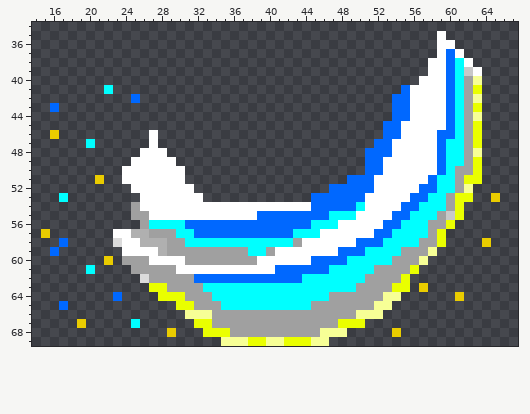
File history of a sprite sheet, core/assets/images/blade-flip-hybrid-6.png. The first picture shows the starting point.
The file is 80x70 pixels. Shown: x 14..67, y 34..69.
And afterwards:
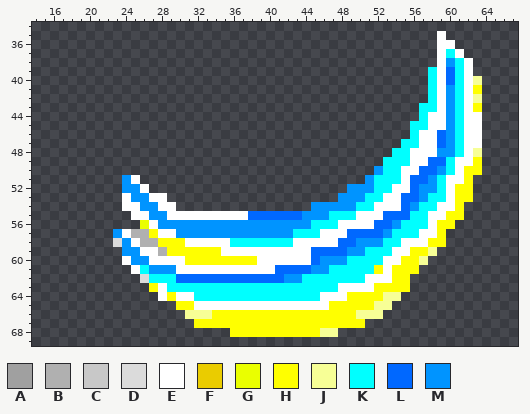
Palette (. is transparent): A #a0a0a0  B #b0b0b0  C #c8c8c8  D #dbdbdb  E #ffffff  F #eacc00  G #eaff00  H #ffff00  J #f7ff96  K #00ffff  L #0068ff  M #0094ff
The exact change:
@@ x 14..67 @@
 36 .............................................EE.......
-37 .............................................ELE......
-38 ............................................EELKE.....
-39 ............................................EELKCE....
-40 ...........................................EEELKAJ....
-41 ........K................................LEEEELKAG....
-42 ...........L............................LLEEEELKAJ....
-43 ..L.....................................LLEEEELKAG....
-44 ........................................LLEEEELKAJ....
-45 .......................................LLEEEEELKAG....
-46 ..F..........E.........................LLEEEELLKAG....
-47 ......K......E........................LLEEEEELKKAG....
-48 ............EEE......................LLLEEEEELKKAJ....
-49 ...........EEEEE.....................LLEEEEEELKKAG....
-50 ..........EEEEEEE....................LLEEEEEELKAAG....
-51 .......F..EEEEEEE..................LLLEEEEEELKKAGG....
-52 ...........EEEEEEE...............LLLLLEEEEELLKKAJ.....
-53 ...K........EEEEEEE............LLLLLLEEEEELLKKAGG..F..
-54 ...........AEEEEEEEEEEEEEEEEEEELLLLLKEEEELLKKKAG......
-55 ...........AAEEEEEEEEEEEELLLLLLLLKKKEEEELLKKKACG......
-56 ............AKKKKLLLLLLLLLLLLLLKKKEEEEELLKKKAAG.......
-57 .F.......EEBBAAAKKLLLLLLLLLLLKKKEEEEEELLKKKKAG........
-58 ...L.....DEEBBBAAKKKKKKKKKKKKAEEEEEELLLKKKKAAG....F...
-59 ..L.......EEEEBAAAAAAAAAKKAEEEEEEELLLKKKKAAAJ.........
-60 ........F.AAAEEEEAAAAAAAAEEEEEELLLLKKKKKAAAJ..........
-61 ......K....AAAAAEEEEEEEEEEELLLLLLKKKKKAAAAG...........
-62 ............DAAAAALLLLLLLLLLLLKKKKKKKAAAAG............
-63 .............GGAAAAKKKKKKKKKKKKKKKKKAAAAGG.F..........
-64 .........L....GGGAAAKKKKKKKKKKKKKAAAAAAJJ......F......
-65 ...L............GGAAAKKKKKKKKKKAAAAAAAJJ..............
-66 .................JJJAAAAAAAAAAAAAAAAJJJ...............
-67 .....F.....K......GGAAAAAAAAAAAAAAGGG.................
-68 ...............F...GGGAAAAAAAAAAJJJ.....F.............
-69 .....................JJJGGJJGGGJJ.....................
+37 .............................................EKE......
+38 .............................................EMKE.....
+39 ............................................KELKE.....
+40 ............................................KELKEJ....
+41 ............................................KEMKEH....
+42 ............................................KEMKEJ....
+43 ...........................................KKEMKEH....
+44 ...........................................KEEMKEE....
+45 ..........................................KKEEMKEE....
+46 ..........................................KEELMKEE....
+47 .........................................KKEELMKEE....
+48 ........................................KKEEEMMKEJ....
+49 .......................................KKKEELLKEEH....
+50 ......................................MKKEELLMKEHH....
+51 ..........ME.........................MKKKELLMKEEH.....
+52 ..........MME......................MMMKKEELMMKEHH.....
+53 ..........EMMEE...................MMMKKEELLMKKEHH.....
+54 ..........EEMMEE...............MMMMMKKEEELMKKEEH......
+55 ...........EEMMEEEEEEEEELLLLLLMMMKKKEEELLLKKEEHH......
+56 ............GEMMMMMMMMMMMMMMMMMKKKEEEELLMKKKEHH.......
+57 .........MEBBHEEMMMMMMMMMMMMMKKKEEELLLLMKKKEEH........
+58 .........DMEBBHHHEEEEEKKKKKKKEEEEELLMMMKKEEEHH........
+59 ..........MMEEBHHHHHHEEEEEEEEEELLLLMMKKKEEHHJ.........
+60 ..........EMMEEEEHHHHHHHHEEEEEELMMMKKKKEEHHJ..........
+61 ...........EKMMMEEEEEEEEEEELLLLMMKKKKKHEHHH...........
+62 ............DKKKLLLLLLLLLLLLMMKKKKKKKEEEHH............
+63 .............HEKKKKKKKKKKKKKKKKKKKEEEEHHHH............
+64 ..............EHEEKKKKKKKKKKKKKKEEEHHHHJJ.............
+65 ................HHEEEEEEEEEEEEEEEHHHHHJJ..............
+66 .................JJJHHHHHHHHHHHHHHHHJJJ...............
+67 ..................HHHHHHHHHHHHHHHHHHH.................
+68 ......................HHHHHHHHHHJJ....................
+69 ......................................................
